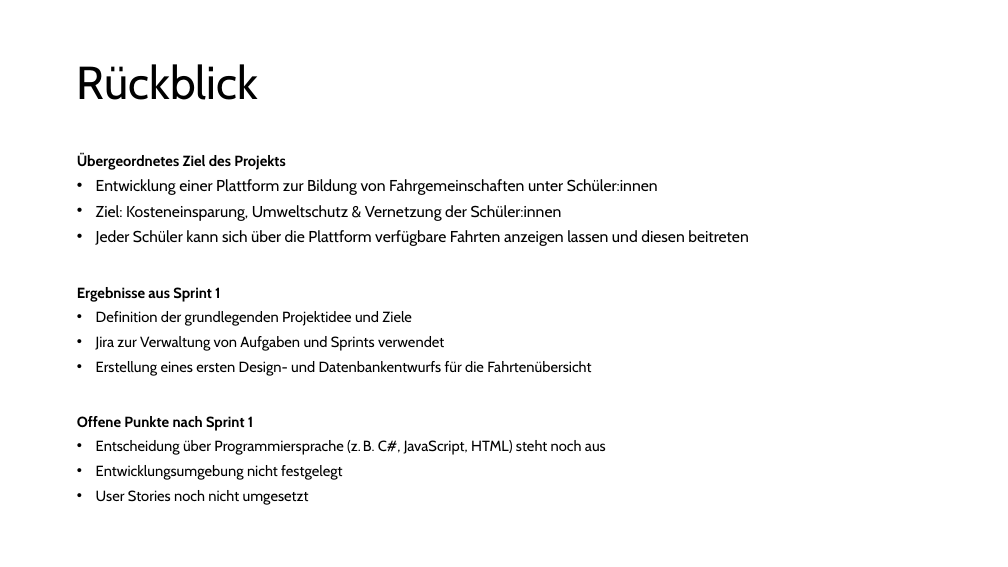
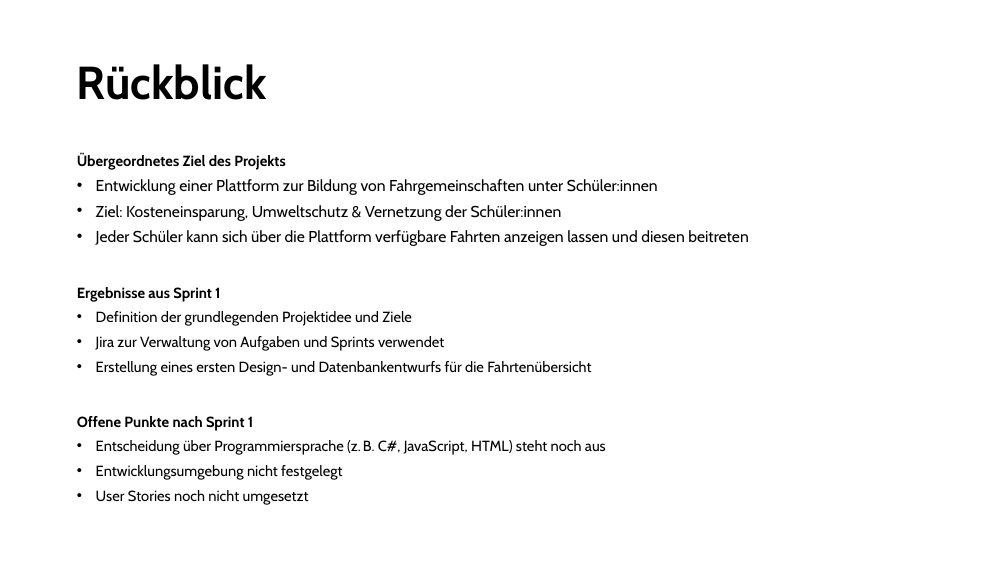
Before and after one commit to HalbmayrJulian/Carpooling_Service_Students, a slide deck: slide 3 of Zwischenpräsentation.pptx. Drawn at 1008x567 pixels with LibreOffice and Linux fonts; fonts in the diff are those of the drawing. Boxes give left, top, right and bottom in pixels: in the first picture for what was removed or moved away, otherwise in the second. Text is boxed around its words. In the diff, an @@ line names an element or a change of style, - is before the commit and + after.

```diff
--- a/Zwischenpräsentation.pptx
+++ b/Zwischenpräsentation.pptx
@@ title "Rückblick" at box(77, 64, 267, 100): bold on @@
```
Also in this commit, not shown: 5 other slides changed.
